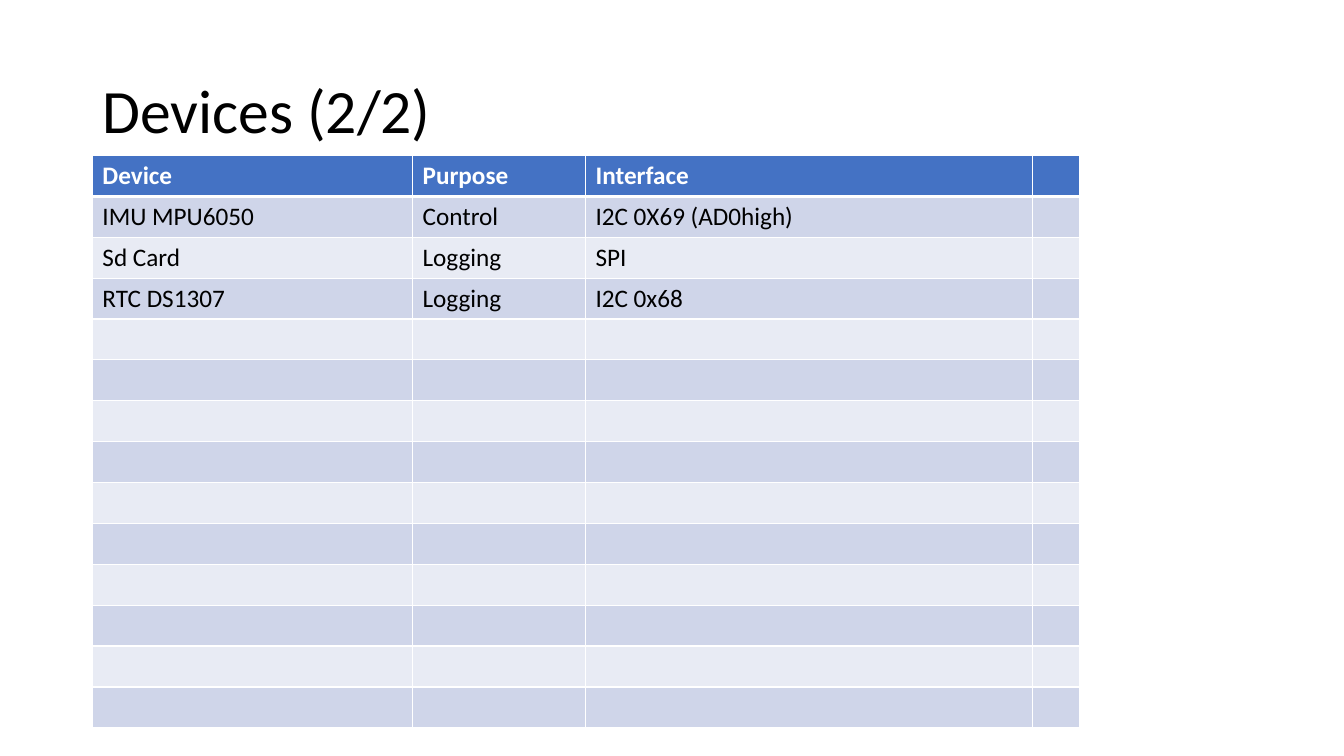
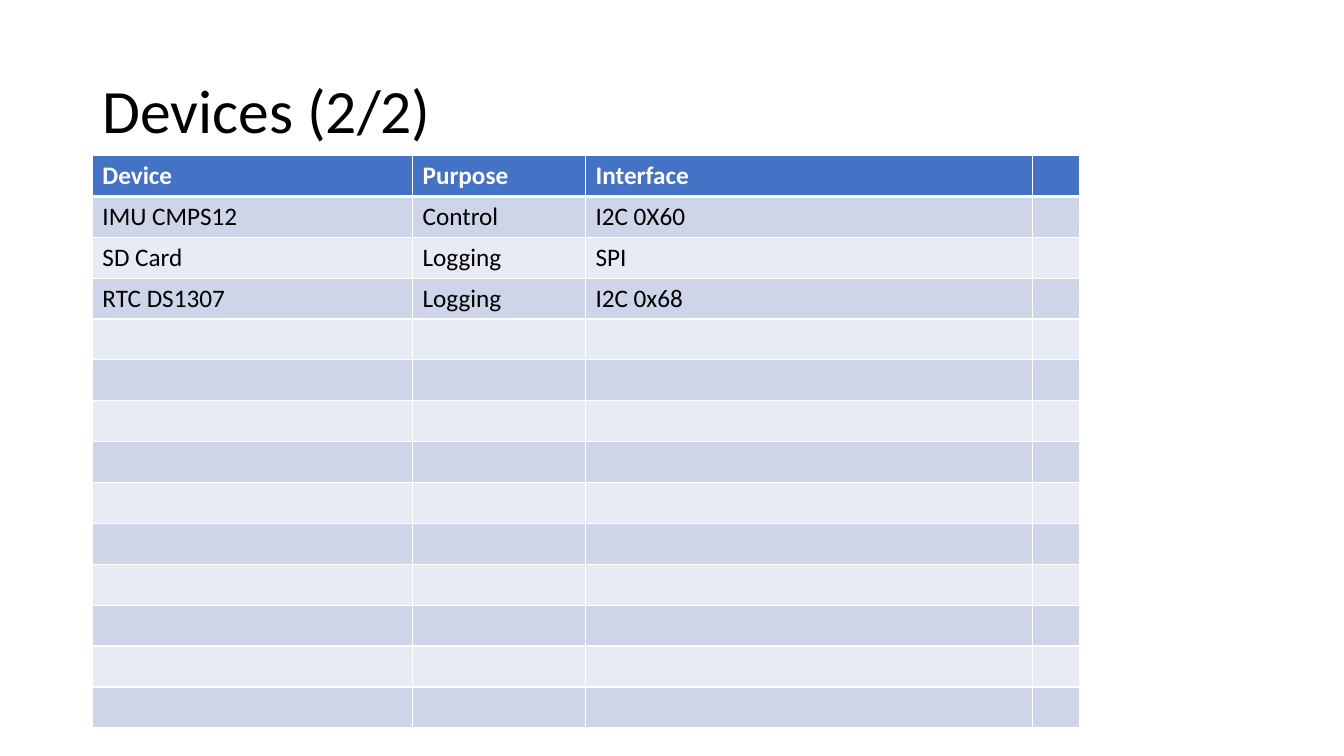
Before and after one commit to RobotEdh/RobotMicroControl, a slide deck: slide 4 of libraries/Diagramm Drone.pptx. Drawn at 1344x756 pixels with LibreOffice and Linux fonts; fonts in the diff are those of the drawing. Boxes give left, top, right and bottom in pixels: in the first picture for what was removed or moved away, otherwise in the second. Text is boxed around its words. In the diff, an @@ line names an element or a change of style, - is before the commit and + after.

```diff
--- a/libraries/Diagramm Drone.pptx
+++ b/libraries/Diagramm Drone.pptx
@@ table at (93, 155, 1081, 726) @@
-row 2, column 1: IMU MPU6050
+row 2, column 1: IMU CMPS12
-row 2, column 3: I2C 0X69 (AD0high)
+row 2, column 3: I2C 0X60
-row 3, column 1: Sd Card
+row 3, column 1: SD Card
```
Also in this commit, not shown: 5 other slides changed, 1 slide added, 3 slides removed.
